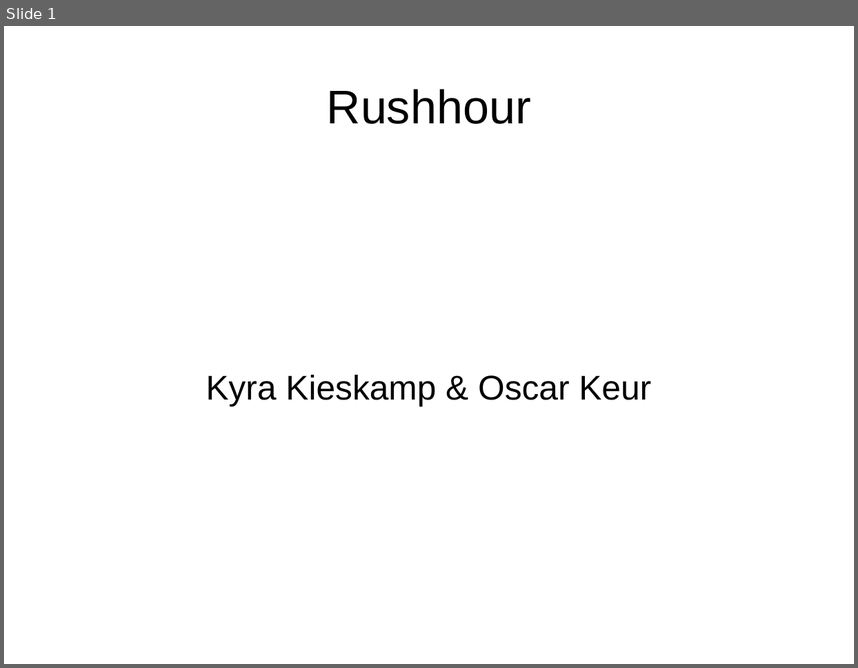
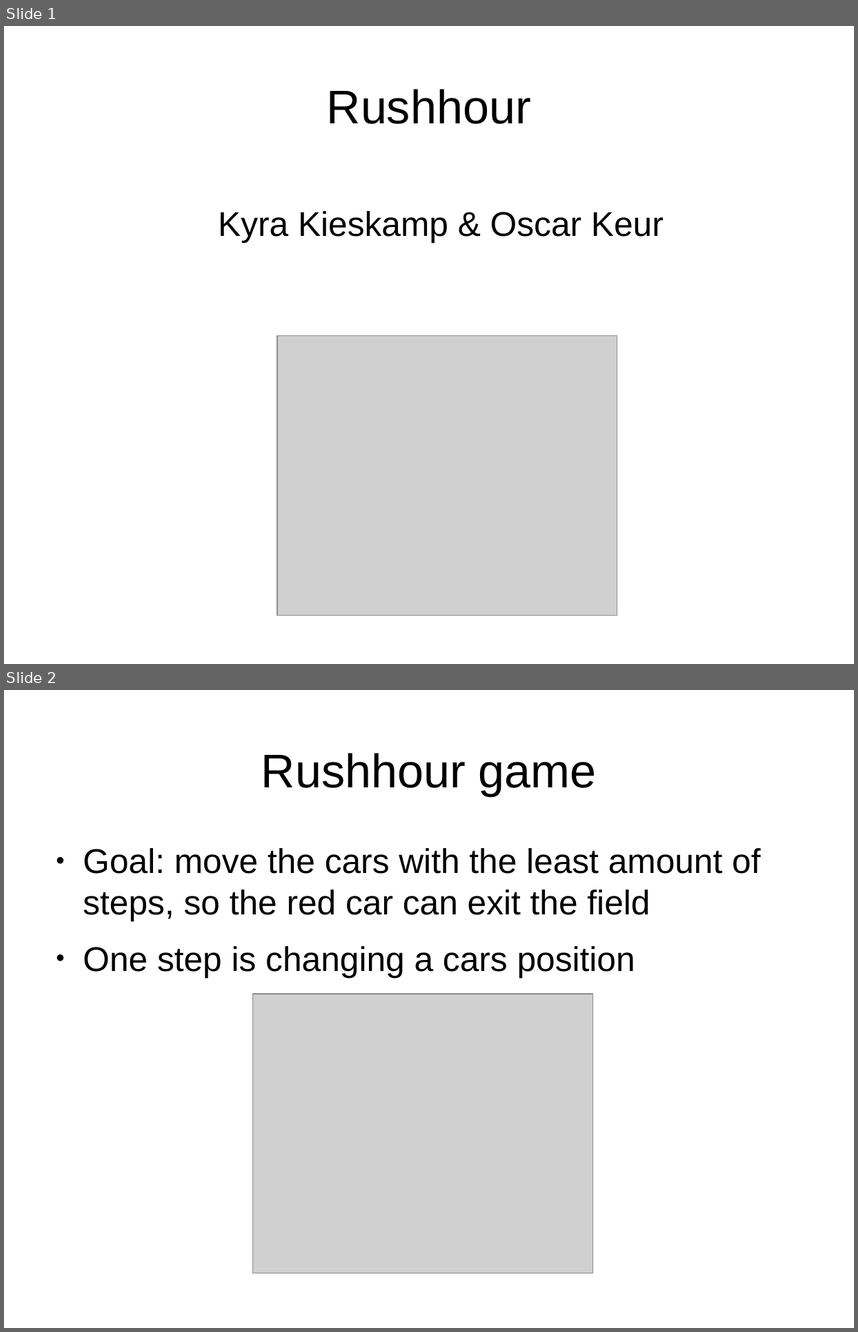
Before and after one commit to oekeur/MinProg_Heuristieken, a slide deck: Presentation rushhour week 4.odp. Shown one above the other, each under a label of ours: slide 1 before the commit, slides 1 and 2 after it. The pictures are 858x668 and 858x1332 pixels, drawn with LibreOffice and Linux fonts; fonts in the diff are those of the drawing; grey boxes stand for pictures. Boxes give left, top, right and bottom in pixels: in the first picture for what was removed or moved away, otherwise in the second. Text is boxed around its words. In the diff, an @@ line names an element or a change of style, - is before the commit and + after.

```diff
--- a/Presentation rushhour week 4.odp
+++ b/Presentation rushhour week 4.odp
@@ slide 2 added at bbox=[4, 690, 854, 1328], background #FFFFFF @@
@@ title added at bbox=[261, 753, 597, 796], 44 pt, text #000000 @@
+Rushhour game
@@ text added at bbox=[83, 848, 760, 977], 32 pt, text #000000 @@
+● Goal: move the cars with the least amount of steps, so the red car can exit the field
+● One step is changing a cars position
@@ picture added at bbox=[253, 994, 593, 1273] @@
@@ slide 1 changed as well @@
@@ subtitle "Kyra Kieskamp & Oscar Keur": place and size @@
-subtitle "Kyra Kieskamp & Oscar Keur" at bbox=[206, 374, 651, 405]
+subtitle "Kyra Kieskamp & Oscar Keur" at bbox=[218, 211, 664, 243]
@@ picture added at bbox=[277, 336, 617, 615] @@
```
Also in this commit, not shown: 6 other slides added, 5 slides removed.
